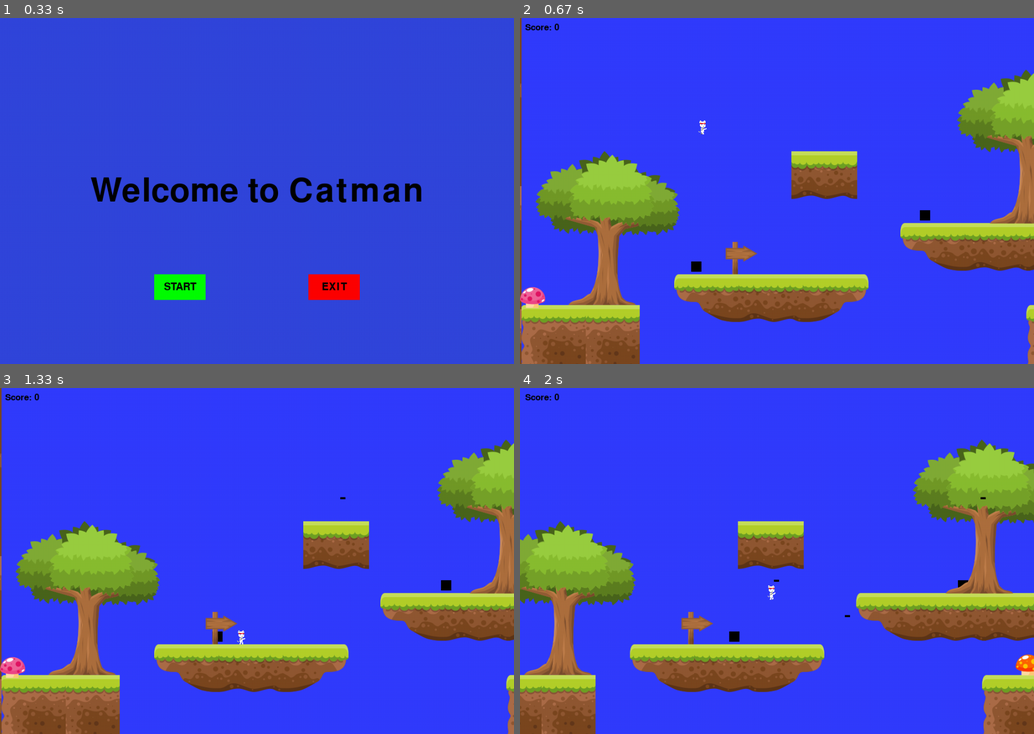
Above: before the commit, frames 1-4 (two rows, left to right).
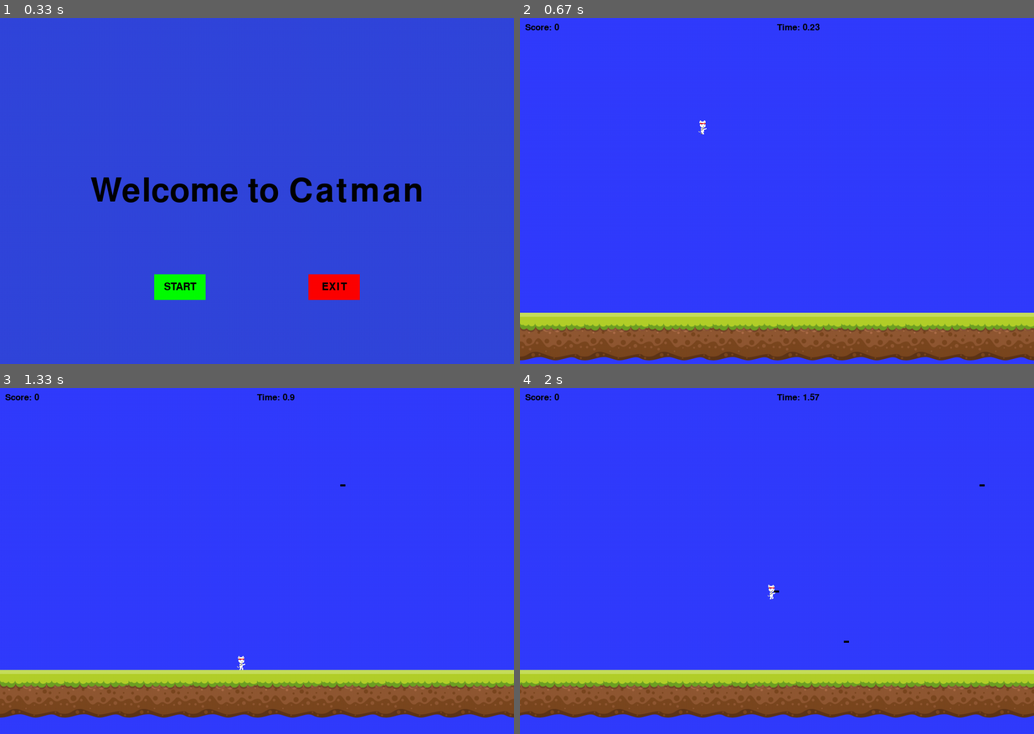
Above: after the commit, the same moments.

Repository: hone1er/Python_platformer
Game: pygame game, started from Pygame/platformer/platformer.py
Two runs of this game, one before a commit and one after it. Both use one fixed random seed, a clock stepped at 60 frames per second and the inputs below.
Inputs (mouse positions are in pixels of both pictures, inside the frame that each line leads up to):
- Up to frame 1 (0.33 s): no input
- Up to frame 2 (0.67 s): press the mouse at (699, 287) at 0.37 s; move the mouse to (761, 277) at 0.47 s; release the mouse at (828, 267) at 0.6 s
- Up to frame 3 (1.33 s): tap Space at 0.67 s; hold Right from 1 s (still down)
- Up to frame 4 (2 s): release Right at 1.47 s; hold Up 1.5-1.8 s; tap Space at 1.57, 1.9 s; hold Right from 1.83 s (still down)

Frame 1 is identical in both runs. In frame 2, 32% of the frame differs, in the area x 0-100%, y 0-100%; in frame 3, 31%; in frame 4, 33%, in the area x 0-100%, y 1-100%.

Commit message:
remake of level 1

Diff:
--- a/Pygame/platformer/characters.py
+++ b/Pygame/platformer/characters.py
@@ -96,6 +96,7 @@
             # Stop our vertical movement
             self.change_y = 0
 
+            # if the block is a moving platform, add the blocks x/y velocity to the players x/y velocity
             if isinstance(block, levels.MovingPlatform):
                 if block.xvel > 0:
                     self.rect.x += block.xvel
@@ -106,6 +107,7 @@
                 if block.yvel < 0:
                     self.rect.y -= block.yvel
 
+        # subtract 25 points if player runs into enemy
         enemy_hit_list = pygame.sprite.spritecollide(self, self.level.enemy_list, False)
         for enemy in enemy_hit_list:
             if self.score > 25:
@@ -113,7 +115,7 @@
             if self.score <= 25:
                 self.score = 0
 
-
+        # add 25 points when player retrieves collectable
         coin_hit_list = pygame.sprite.spritecollide(self, self.level.collectable_list, True)
         for coin in coin_hit_list:
             self.score += 25
@@ -157,14 +159,12 @@
 
         # wall jump
         if len(platform_side_hit_list_r) > 0 and self.r_jump == 0 or self.rect.bottom >= constants.SCREEN_HEIGHT:
-
             self.change_y = -10
             self.r_jump += 1
             self.l_jump = 0
 
-
+        # wall jump
         if len(platform_side_hit_list_l) > 0 and self.l_jump == 0 or self.rect.bottom >= constants.SCREEN_HEIGHT:
-
             self.change_y = -10
             self.l_jump += 1
             self.r_jump = 0
--- a/Pygame/platformer/levels.py
+++ b/Pygame/platformer/levels.py
@@ -31,7 +31,7 @@
 class MovingPlatform(pygame.sprite.Sprite):
     """ Platform the user can jump on """
 
-    def __init__(self, width, height, xend=0, xvel=0, yend=0, yvel=0):
+    def __init__(self, width, height, xstart=0, xend=0, xvel=0, ystart=0, yend=0, yvel=0):
 
         super().__init__()
 
@@ -39,6 +39,8 @@
         self.image = pygame.image.load('png/Tiles/14.png')
         self.rect = self.image.get_rect()
         # attributes to move platform
+        self.rect.x = xstart
+        self.rect.y = ystart
         self.xend = xend
         self.yend = yend
         self.xvel = xvel
@@ -52,6 +54,7 @@
         self.move()
 
     def move(self):
+        # move the platform based on x/y velocity and path
         if self.xvel > 0:
             if self.rect.x + self.xvel < self.xpath[1]:
                 self.rect.x += self.xvel
@@ -184,22 +187,17 @@
     def add_enemy(cronies, objectList):
         # Go through the array above and add platforms
         for crony in cronies:
-
             obj = Enemy(x=crony[0],y=crony[1],width=crony[2],height=crony[3],end=crony[4])
             objectList.add(obj)
 
-    def add_movingPlatform(tiles, image, objectList):
+    def add_movingPlatform(tiles, objectList):
         # Go through the array above and add platforms
-        for tile in tiles:                                  # tiles is a dictionary containing {image: object}
-            obj = MovingPlatform(width=tile[0],height=tile[1],xend=tile[3],xvel=tile[4],yend=tile[5],yvel=tile[7])                 # objectType(width, height)
-            obj.image = image
-            obj.rect = obj.image.get_rect()                               # object image
-            obj.rect.x, obj.rect.y  = tile[2], tile[6]      # objectType.x, objType.y
-            objectList.add(obj)
-
-
-
-# Create platforms for the level
+        obj = MovingPlatform(width=tiles[0],height=tiles[1],xstart=tiles[2],xend=tiles[3],xvel=tiles[4],ystart=tiles[6],yend=tiles[5],yvel=tiles[7])                 # objectType(width, height)
+        objectList.add(obj)
+
+
+
+
 class Level_01(Level):
     """ Definition for level 1. """
 
@@ -209,6 +207,25 @@
         # Call the parent constructor
         Level.__init__(self, player)
 
+        self.level_limit = -1000
+
+
+        # Array with type of platform, and x, y location of the platform.
+
+        center_tiles = [[125,30,x*125,575] for x in range(30)]
+
+        Level.add_item(center_tiles,  pygame.image.load('png/Tiles/14.png'), self.platform_list, Platform)
+
+
+# Create platforms for the level
+class Level_02(Level):
+    """ Definition for level 2. """
+
+    def __init__(self, player):
+        """ Create level 2. """
+
+        # Call the parent constructor
+        Level.__init__(self, player)
         self.level_limit = -4000
 
 # cronies list....[startX, Y, width, height, endX]
@@ -221,97 +238,103 @@
 
 # Array with [width, height, x, y] of platforms. Tile Dictionary values
 ######################################################################################
-        ground_tiles = [[210, 70, 105, 560],
-
-                        [210, 70, 0, 560],
-
-                        [210, 70, 985, 560]
+        ground_tiles = [[125, 70, 105, 560],
+
+                        [125, 70, 0, 560],
+
+                        [125, 70, 985, 560]
                         ]
 
         left_tiles = [
-            [210, 70, 300, 500],
-
-            [210, 70, 740, 400],
-
-            [210, 70, 1300, 500],
-
-            [210, 70, 1925, 350],
-
-            [210, 70, 2700, 565]
+            [125, 70, 300, 500],
+
+            [125, 70, 740, 400],
+
+            [125, 70, 1300, 500],
+
+            [125, 70, 1925, 350],
+
+            [125, 70, 2700, 565],
+
+            [125, 70, 4500, 550]
 
                  ]
-        center_tiles = [[210, 70, 425, 500],
-
-                        [210, 70, 985, 400],
-                        [210, 70, 865, 400],
+        center_tiles = [[125, 70, 425, 500],
+
+                        [125, 70, 985, 400],
+                        [125, 70, 865, 400],
 
 
 
                         #platform with collectable
-                        [210, 80, 1500, 290],
-                        [210, 70, 1500, 195],
-
-                        [210, 80, 1300, 235],
-                        [210, 70, 1300, 140],
-
-
-                        [210, 70, 1425, 500],
-                        [210, 70, 1550, 500],
-
-                        [210, 70, 2050, 350],
-                        [210, 70, 2175, 350],
-
-                        [210, 70, 1995, 620],
-                        [210, 70, 2100, 620],
-                        [210, 70, 2225, 620],
-
-                        [210, 70, 2825, 565],
-                        [210, 70, 2950, 565],
+                        [125, 80, 1500, 290],
+                        [125, 70, 1500, 195],
+
+                        [125, 80, 1300, 235],
+                        [125, 70, 1300, 140],
+
+
+                        [125, 70, 1425, 500],
+                        [125, 70, 1550, 500],
+
+                        [125, 70, 2050, 350],
+                        [125, 70, 2175, 350],
+
+                        [125, 70, 1995, 620],
+                        [125, 70, 2100, 620],
+                        [125, 70, 2225, 620],
+
+                        [125, 70, 2825, 565],
+                        [125, 70, 2950, 565],
+
+                        [125, 70, 4500, 550],
+                        [125, 70, 4625, 550],
+                        [125, 70, 4750, 550],
 
 
                       ]
 
 
-        right_tiles = [[210, 70, 550, 500],
-
-                       [210, 70, 2300, 350],
-                       [210, 70, 2350, 620],
-                       [210, 70, 3075, 565]
+        right_tiles = [[125, 70, 550, 500],
+
+                       [125, 70, 2300, 350],
+                       [125, 70, 2350, 620],
+                       [125, 70, 3075, 565]
                         ]
         # Wall at start of level
         end_tile_1 = [
-                     [210, 70, -125, 560],
-                     [210, 70, -125, 320],
-                     [210, 70, -125, 80],
-
-                     [210, 80, 1500, 255],
-
-                     [210, 70, 1930, 510],
-                     [210, 70, 1930, 390],
+                     [125, 70, -125, 560],
+                     [125, 70, -125, 320],
+                     [125, 70, -125, 80],
+
+                     [125, 80, 1500, 255],
+
+                     [125, 70, 1930, 510],
+                     [125, 70, 1930, 390],
 
                       ]
         # Wall at start of level continued
         end_tile_2 =  [
-                    [210, 70, -125, 440],
-                    [210, 70, -125, 200],
-                    [210, 70, -125, 0],
-
-                    [210, 80, 1300, 200],
-
-                    [210, 70, 1930, 630],
-                    [210, 70, 1930, 350]
+                    [125, 70, -125, 440],
+                    [125, 70, -125, 200],
+                    [125, 70, -125, 0],
+
+                    [125, 80, 1300, 200],
+
+                    [125, 70, 1930, 630],
+                    [125, 70, 1930, 350]
                         ]
 # Collectable/scenery dictionary values
 ###################################################################################
-        tree_1 = [[210, 70, 30, 259],
-
-                  [210, 70, 850, 100]
+        tree_1 = [[125, 70, 30, 259],
+
+                  [125, 70, 850, 100]
                   ]
 
-        sign = [[210, 70, 400, 436]
+        sign = [[125, 70, 400, 436]
                 ]
 
-        mushroom_1 = [[210, 70, 0, 525],
+        mushroom_1 = [[125, 70, 0, 525],
                       [0, 0, 1510, 160]
                     ]
         mushroom_2 = [[0, 0, 1050, 520]
@@ -321,8 +344,8 @@
 #####################################################################################
 ###  [ width, height, X, X end, X velocity, Y, Y end, Y velocity]
         movingplatform = [
-            [210, 70, 500, 600, 2, 260, 260, 0],
-            [210, 70, 3400, 3400, 0, 500, 200, 3]
+            [125, 70, 3400, 3400, 0, 500, 200, 3],
+            [125, 70, 3600, 4200, 3, 500, 500, 0],
             ]
 
 
@@ -342,7 +365,6 @@
         collectable_dict = {pygame.image.load('png/Object/Mushroom_1.png'): mushroom_1,
                        pygame.image.load('png/Object/Mushroom_2.png'): mushroom_2,}
 
-        moving_dict = {pygame.image.load('png/Tiles/14.png'): movingplatform}
         # got through tile_dict and add objects
         # Add platforms
         for tile in tile_dict:
@@ -356,40 +378,10 @@
         for collectable in collectable_dict:
             Level.add_item(collectable_dict[collectable], collectable, self.collectable_list, Mushroom)
 
-        for tile in moving_dict:
-            Level.add_movingPlatform(moving_dict[tile], tile, self.platform_list)
-
+        for platform in movingplatform:
+            Level.add_movingPlatform(platform, self.platform_list)
+            print(platform)
 
         # add enemies
         Level.add_enemy(cronies, self.enemy_list)
-3
 # Create platforms for the level
-class Level_02(Level):
-    """ Definition for level 2. """
-
-    def __init__(self, player):
-        """ Create level 1. """
-
-        # Call the parent constructor
-        Level.__init__(self, player)
-
-        self.level_limit = -1000
-
-
-        # Array with type of platform, and x, y location of the platform.
-        left_tiles = [[210, 30, 0, 570],
-                      [210, 30, 400, 420],
-                      [210, 30, 1000, 520],
-                      [210, 30, 1000, 280]
-                        ]
-        center_tiles = [[210, 30, 125, 570],
-                        [210, 30, 300, 570],
-                        [210, 30, 500, 750],
-                      [210, 30, 650, 420],
-                      [210, 30, 1064, 520],
-                      [210, 30, 1184, 280]
-                      ]
-
-
-        Level.add_item(center_tiles,  pygame.image.load('png/Tiles/14.png'), self.platform_list, Platform)
-        Level.add_item(left_tiles, pygame.image.load('png/Tiles/13.png'), self.platform_list, Platform)
--- a/Pygame/platformer/platformer.py
+++ b/Pygame/platformer/platformer.py
@@ -14,10 +14,7 @@
 pygame.display.set_caption("Side-scrolling Platformer")
 
 
-
-
 def main():
-
 
     """ Main Program """
     pygame.init()
@@ -32,7 +29,7 @@
 
 
 
-    # Set the current level
+    # Set the current level & player position
     current_level_no = 0
     current_level = level_list[current_level_no]
 
@@ -50,7 +47,7 @@
 
     # Used to manage how fast the screen updates
     clock = pygame.time.Clock()
-
+    start_ticks=pygame.time.get_ticks() #starter tick
 
     # -------- Main Program Loop -----------
     while not done:
@@ -72,11 +69,10 @@
                     # Set the bullet so it is where the player is
                     bullet.rect.x = player.rect.x + 10
                     bullet.rect.y = player.rect.y + 10
-
                     # Add the bullet to the lists
                     active_sprite_list.add(bullet)
                     player.bullet_list.add(bullet)
-
+            # set what happens when player lets the key up
             elif event.type == pygame.KEYUP:
                 if event.key == pygame.K_LEFT and player.change_x < 0:
                     player.stop()
@@ -84,12 +80,10 @@
                     player.stop()
 
 
-
         # Update the player.
         active_sprite_list.update()
         # Update items in the level
         current_level.update()
-
 
 
         # Calculate mechanics for each bullet
@@ -101,7 +95,6 @@
             # See if it hit a block
             block_hit_list = pygame.sprite.spritecollide(bullet, player.level.platform_list, False)
             enemy_hit_list = pygame.sprite.spritecollide(bullet, player.level.enemy_list, True)
-
             # For each block hit, remove the bullet and add to the score
             for block in block_hit_list:
                 player.bullet_list.remove(bullet)
@@ -114,16 +107,18 @@
 
         ydiff = 0
         diff = 0
-        # if the player gets near the top/bottom, shift the world down/up (ydiff)
+        # if the player gets near the top, shift the world up (ydiff)
         if player.rect.top <= 20:
             ydiff = player.rect.top - 20
             player.rect.top = 20
             current_level.shift_world_y(ydiff)
 
+        # if the player gets near the bottom, shift the world down (ydiff)
         if player.rect.bottom >= 550:
             ydiff = player.rect.bottom - 550
             player.rect.bottom = 550
             current_level.shift_world_y(ydiff)
+
         # If the player gets near the right side, shift the world left (-x)
         if player.rect.right >= 500:
             diff = player.rect.right - 500
@@ -149,12 +144,15 @@
         if player.rect.y + player.level.world_shift_y + 75 > constants.SCREEN_HEIGHT:
             done = True
 
+        seconds=(pygame.time.get_ticks()-start_ticks)/1000 #calculate how many seconds
         # ALL CODE TO DRAW SHOULD GO BELOW THIS COMMENT
         current_level.draw(screen)
         active_sprite_list.draw(screen)
         font = pygame.font.SysFont(None, 25)
-        text = font.render(f"Score: {player.score}", True, constants.BLACK)
-        screen.blit(text, (10, 10))
+        showscore = font.render(f"Score: {player.score}", True, constants.BLACK)
+        showclock = font.render(f"Time: {round(seconds,2)}", True, constants.BLACK)
+        screen.blit(showscore, (10, 10))
+        screen.blit(showclock, (constants.SCREEN_WIDTH/2, 10))
         for crony in player.level.enemy_list:
             crony.draw(screen)
         for platform in player.level.platform_list:
@@ -165,13 +163,20 @@
         # ALL CODE TO DRAW SHOULD GO ABOVE THIS COMMENT
         # Limit to 60 frames per second
         clock.tick(60)
-        print(player.rect.y)
         # Go ahead and update the screen with what we've drawn.
         pygame.display.update()
     # Be IDLE friendly. If you forget this line, the program will 'hang'
     # on exit.
     pygame.quit()
 
+
+#####################################################################################################
+                    ####      ####     #########  #########   ####  ####    ####
+                  #### ###   ### ###   ###        #### ####   ####  ####    ####
+                 ####   ### ###  ####  ########   ####  ####  ####  ####    ####
+                ####    #####     #### ###        ####    ### ####  ############
+                ####              #### #########  ####     #######  ############
+####################################################################################################
 #used in message_display()
 def text_objects(text, font):
     textSurface = font.render(text, True, constants.BLACK)
@@ -189,7 +194,6 @@
             action()
     else:
         pygame.draw.rect(screen, ic, (x,y,w,h))
-
     smallText = pygame.font.Font('freesansbold.ttf',20)
     textSurf, textRect = text_objects(msg, smallText)
     textRect.center = ((x+(w/2)),(y+(h/2)))
